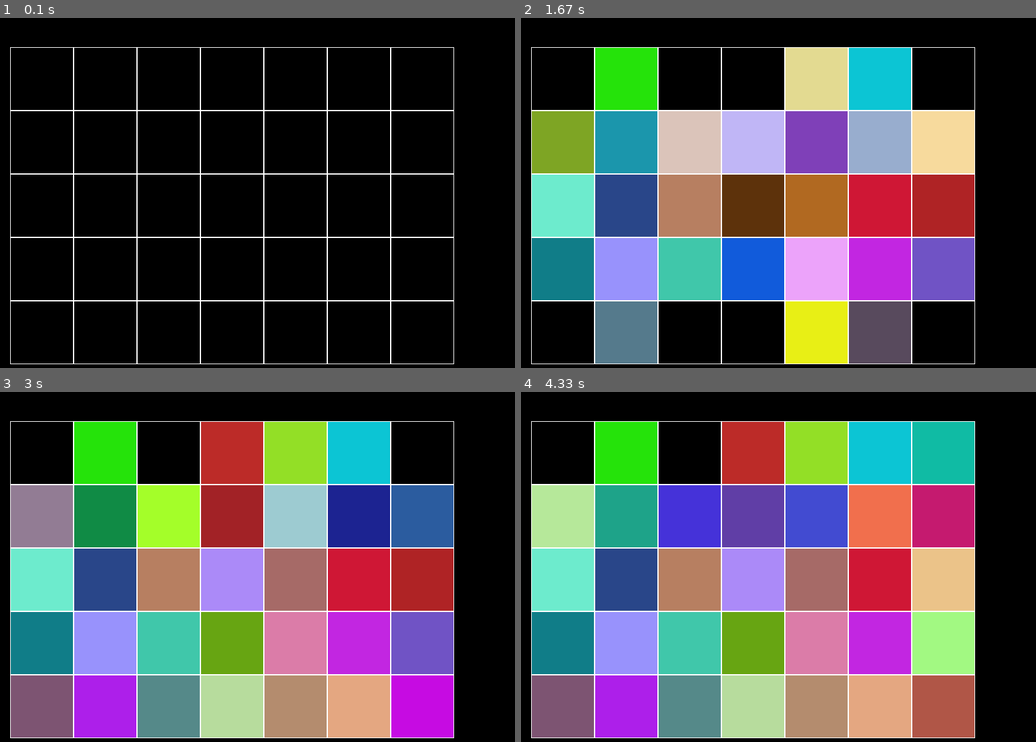
Above: before the commit, frames 1-4 (two rows, left to right).
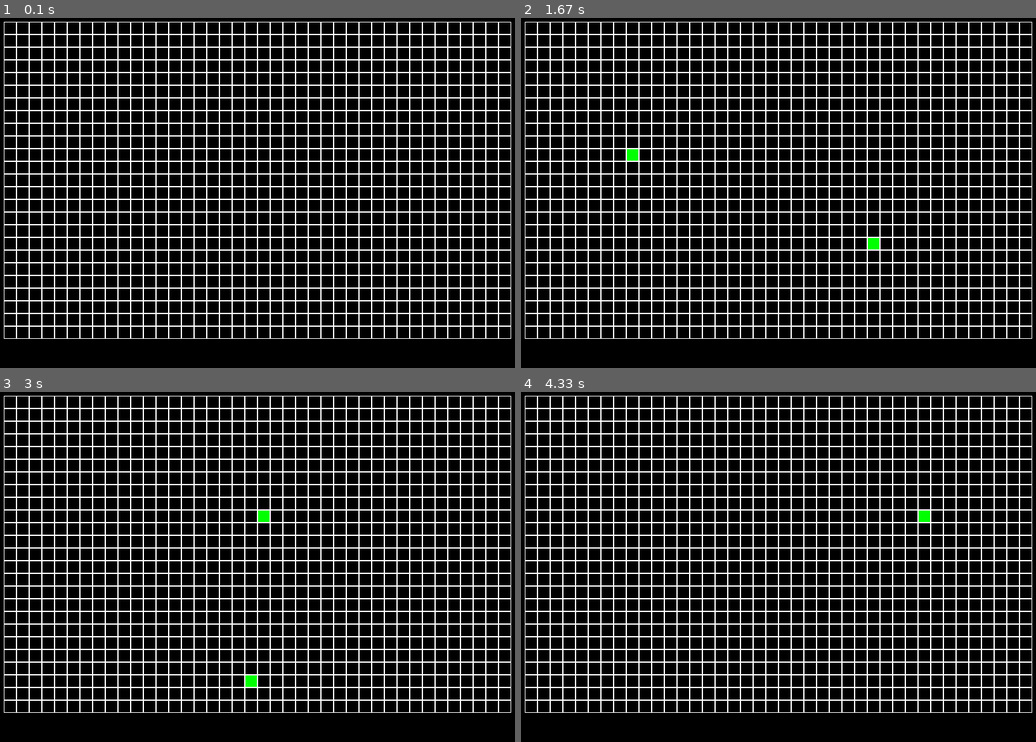
Above: after the commit, the same moments.

Repository: Lem-a-k/pygame2024
Game: pygame game, started from main.py
Same seed, same stepped clock (60 frames per second), same inputs: the game is played once before the commit and once after it.
Inputs (mouse positions are in pixels of both pictures, inside the frame that each line leads up to):
- Up to frame 1 (0.1 s): no input
- Up to frame 2 (1.67 s): click (804, 207) at 0.38 s; click (809, 231) at 0.72 s; click (629, 147) at 1.05 s; click (871, 238) at 1.38 s
- Up to frame 3 (3 s): click (257, 679) at 2.22 s; click (262, 514) at 2.55 s
- Up to frame 4 (4.33 s): click (953, 546) at 3.38 s; click (922, 514) at 4.22 s

The runs differ from the first frame. In frame 1, 17% of the frame differs, in the area x 0-100%, y 1-99%; in frame 2, 65%; in frame 3, 75%; in frame 4, 76%.

Commit message:
Life v0.1

Diff:
--- a/main.py
+++ b/main.py
@@ -1,4 +1,6 @@
 import random
+from copy import deepcopy
+from itertools import product
 
 import pygame
 
@@ -8,7 +10,7 @@
     def __init__(self, board_width, board_height):
         self.width = board_width
         self.height = board_height
-        self.board = [[None] * self.width for _ in range(self.height)]
+        self.board = [[0] * self.width for _ in range(self.height)]
         # значения по умолчанию
         self.left = 50
         self.top = 10
@@ -26,13 +28,9 @@
                 r = (self.left + j * self.cell_size,
                      self.top + i * self.cell_size,
                      self.cell_size, self.cell_size)
-                # r_b = (r[0] + 1, r[1] + 1, r[2] - 2, r[3] - 2)
-                if self.board[i][j] is not None:
-                    # r_inner = (r_b[0] + 1, r_b[1] + 1,
-                    #            r_b[2] - 2, r_b[3] - 2)
-                    pygame.draw.rect(screen, self.board[i][j], r)
+                if self.board[i][j] == 1:
+                    pygame.draw.rect(screen, (0, 255, 0), r)
                 pygame.draw.rect(screen, (255, 255, 255), r, 1)
-
 
     def get_cell(self, mouse_pos):
         row = (mouse_pos[1] - self.top) // self.cell_size
@@ -41,19 +39,29 @@
                               0 <= col < self.width) else None
 
     def on_click(self, cell):
-        for i in range(self.height):
-            self.board[i][cell[1]] = (random.randint(0, 255),
-                                      random.randint(0, 255),
-                                      random.randint(0, 255))
-        for j in range(self.width):
-            self.board[cell[0]][j] = (random.randint(0, 255),
-                                      random.randint(0, 255),
-                                      random.randint(0, 255))
+        self.board[cell[0]][cell[1]] ^= 1
 
     def process_click(self, mouse_pos):
         cell = self.get_cell(mouse_pos)
         if cell is not None:
             self.on_click(cell)
+
+    def update(self):
+        new_board = deepcopy(self.board)
+        for i in range(self.height):
+            for j in range(self.width):
+                neighbours = 0
+                for di, dj in product((-1, 0, 1), repeat=2):
+                    if di == dj == 0:
+                        continue
+                    ni, nj = i + di, j + dj
+                    if 0 <= ni < self.height and 0 <= nj < self.width:
+                        neighbours += self.board[ni][nj]
+                if neighbours <= 1 or neighbours > 3:
+                    new_board[i][j] = 0
+                elif neighbours == 3:
+                    new_board[i][j] = 1
+        self.board = new_board
 
 
 if __name__ == '__main__':
@@ -64,16 +72,16 @@
     running = True
     fps = 30
     clock = pygame.time.Clock()
-    # MY_EVENT = pygame.USEREVENT + 1
-    # pygame.time.set_timer(MY_EVENT, 1000)
-    board = Board(7, 5)  # n = 5, m = 7
-    board.set_view(20, 50, 100)
+    BOARD_UPDATE = pygame.USEREVENT + 1
+    pygame.time.set_timer(BOARD_UPDATE, 1000)
+    board = Board(40, 25)
+    board.set_view(10, 10, 20)
     while running:
         for event in pygame.event.get():
             if event.type == pygame.QUIT:
                 running = False
-            # elif event.type == MY_EVENT:
-            #     # 123
+            elif event.type == BOARD_UPDATE:
+                board.update()
             elif event.type == pygame.MOUSEBUTTONDOWN:
                 board.process_click(event.pos)
         # обновление экрана
